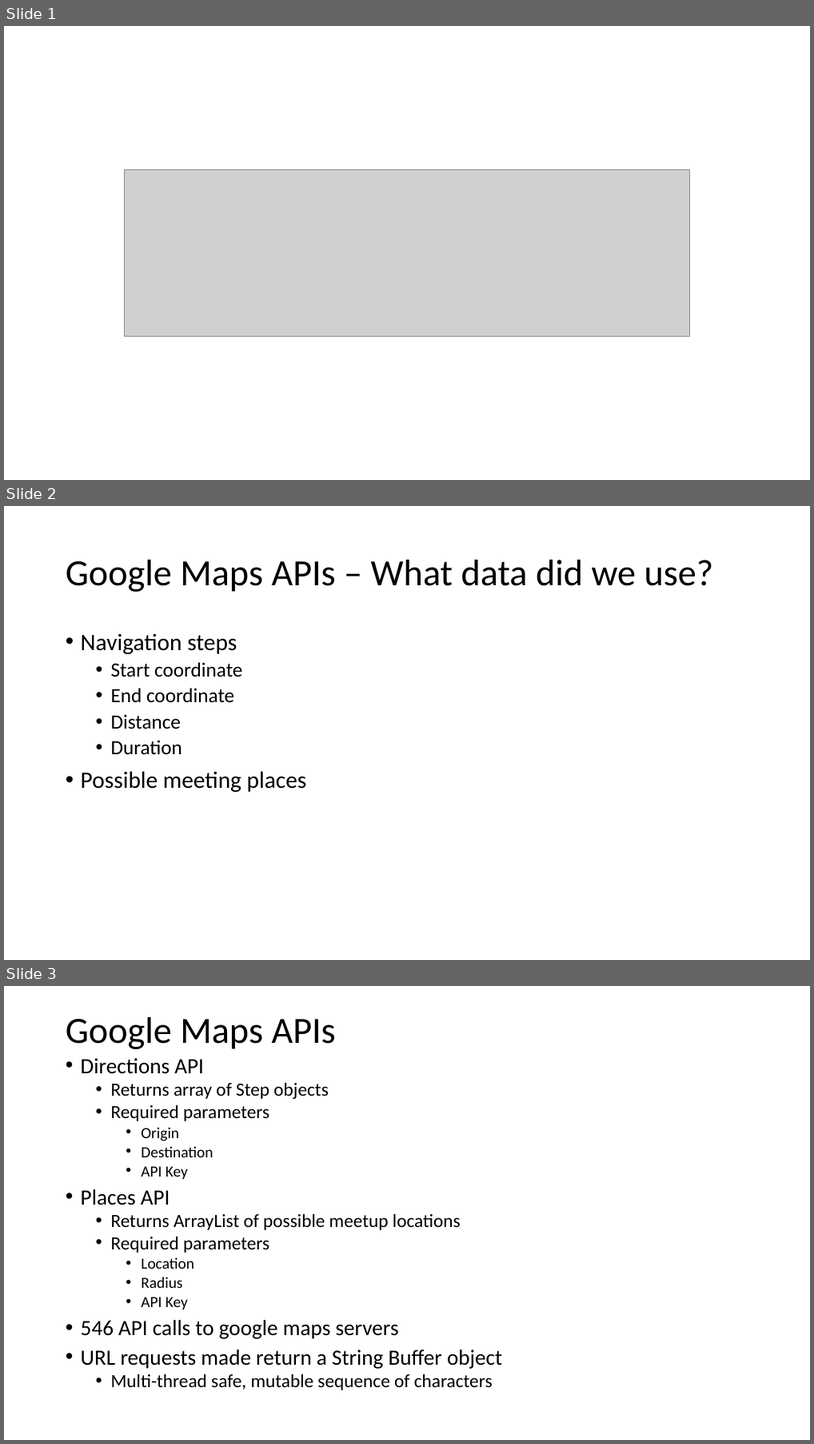
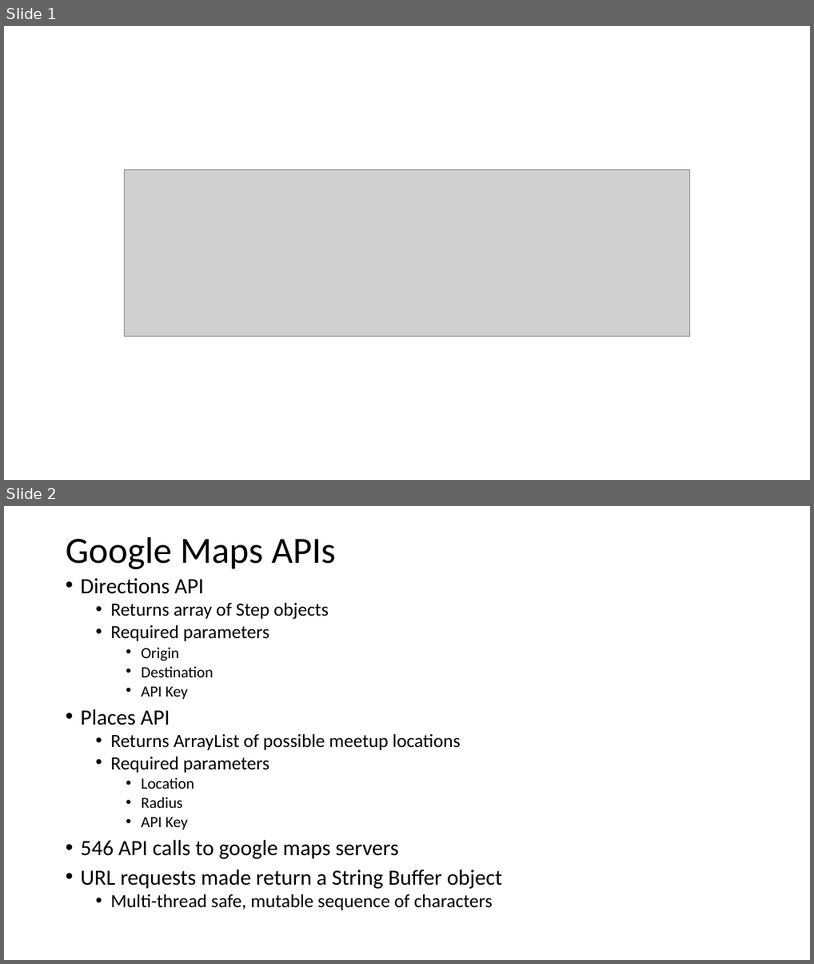
Before and after one commit to CoconutMage/CS211GroupProject, a slide deck: CS 211 Presentation.pptx. Shown one above the other, each under a label of ours: slides 1, 2 and 3 before the commit, slides 1 and 2 after it. The pictures are 814x1444 and 814x964 pixels, drawn with LibreOffice and Linux fonts; fonts in the diff are those of the drawing; grey boxes stand for pictures; background and template pictures are left out. Boxes give left, top, right and bottom in pixels: in the first picture for what was removed or moved away, otherwise in the second. Text is boxed around its words. In the diff, an @@ line names an element or a change of style, - is before the commit and + after.

```diff
--- a/CS 211 Presentation.pptx
+++ b/CS 211 Presentation.pptx
@@ slide 2 removed at (4, 506, 810, 960), background picture (left out) @@
@@ title removed at (66, 560, 714, 592) @@
-Google Maps APIs – What data did we use?
@@ text removed at (81, 633, 307, 792) @@
-• Navigation steps
-  • Start coordinate
-  • End coordinate
-  • Distance
-  • Duration
-• Possible meeting places
@@ what was slide 3 is now slide 2 @@
```
